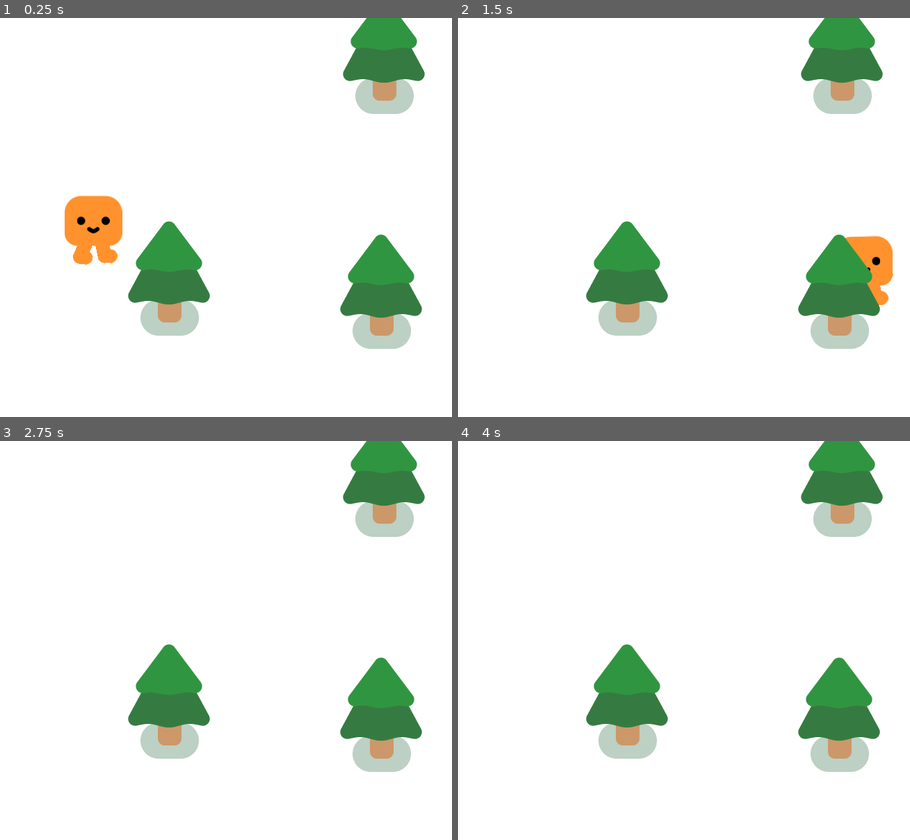
Above: before the commit, frames 1-4 (two rows, left to right).
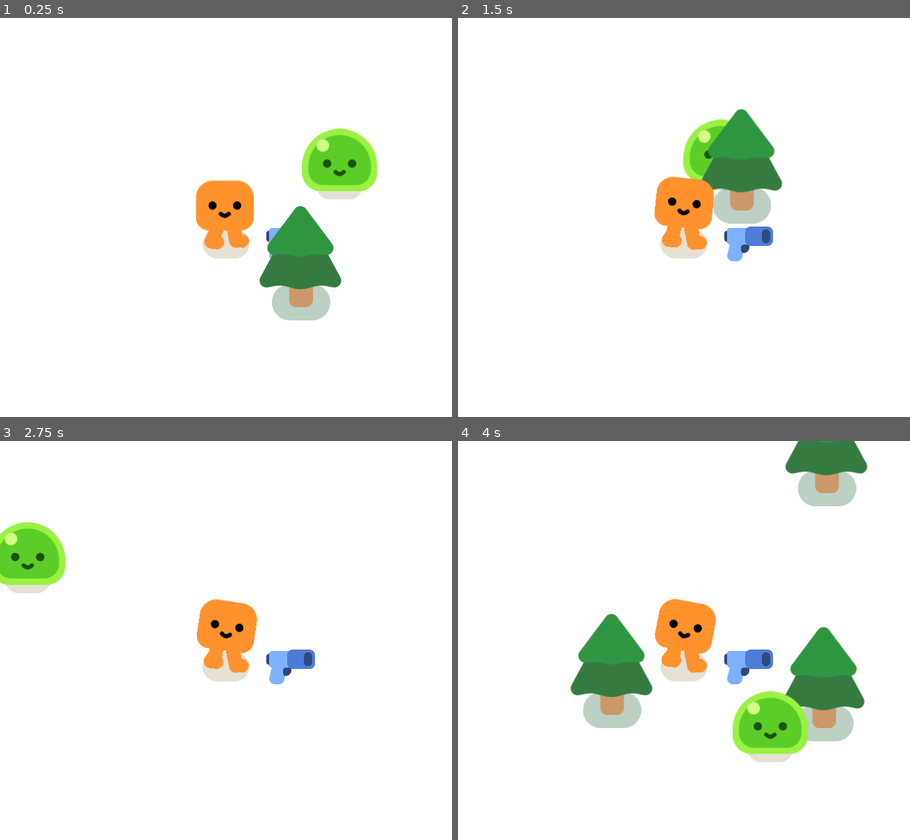
Above: after the commit, the same moments.

Repository: iTrigonometry/survivors-godot
Game: Godot game, scene res://survivors_game.tscn
Same seed, same stepped clock (60 frames per second), same inputs: the game is played once before the commit and once after it.
Inputs:
- Up to frame 1 (0.25 s): no input
- Up to frame 2 (1.5 s): hold Right (ui_right) 0.53-1.28 s; hold Down (ui_down) from 1.28 s (still down)
- Up to frame 3 (2.75 s): release Down (ui_down) at 2.03 s; hold Right (ui_right) from 2.03 s (still down)
- Up to frame 4 (4 s): release Right (ui_right) at 2.78 s; hold Up (ui_up) 2.78-3.53 s; hold Left (ui_left) from 3.53 s (still down)

The runs differ from the first frame. In frame 1, 20% of the frame differs, in the area x 14-94%, y 0-83%; in frame 2, 18%; in frame 3, 15%; in frame 4, 18%.

Commit message:
added gun, mobs, canvas for main scene

Diff:
--- /dev/null
+++ b/gun.tscn
@@ -0,0 +1,21 @@
+[gd_scene load_steps=3 format=3 uid="uid://cfdoimripovkx"]
+
+[ext_resource type="Texture2D" uid="uid://cswb5do8rrj7q" path="res://pistol/pistol.png" id="1_jy72r"]
+
+[sub_resource type="CircleShape2D" id="CircleShape2D_c86r2"]
+radius = 236.104
+
+[node name="Gun" type="Area2D"]
+
+[node name="CollisionShape2D" type="CollisionShape2D" parent="."]
+position = Vector2(-1, -2)
+shape = SubResource("CircleShape2D_c86r2")
+
+[node name="WeaponPivot" type="Marker2D" parent="."]
+
+[node name="Pistol" type="Sprite2D" parent="WeaponPivot"]
+position = Vector2(93, 0)
+texture = ExtResource("1_jy72r")
+
+[node name="ShootingPoint" type="Marker2D" parent="WeaponPivot/Pistol"]
+position = Vector2(27, -10)
--- /dev/null
+++ b/mob.gd
@@ -0,0 +1,10 @@
+extends CharacterBody2D
+
+
+@onready var player = get_node("/root/Game/Player")
+
+
+func _physics_process(delta: float) -> void:
+	var direction = global_position.direction_to(player.global_position)
+	velocity = direction * 300
+	move_and_slide()
--- /dev/null
+++ b/mob.tscn
@@ -0,0 +1,16 @@
+[gd_scene load_steps=4 format=3 uid="uid://bung2wkktd2b7"]
+
+[ext_resource type="PackedScene" uid="uid://ogik4s70pgwl" path="res://characters/slime/slime.tscn" id="1_5fjj5"]
+[ext_resource type="Script" path="res://mob.gd" id="1_6jr1g"]
+
+[sub_resource type="CircleShape2D" id="CircleShape2D_m1bgl"]
+radius = 46.0435
+
+[node name="Mob" type="CharacterBody2D"]
+script = ExtResource("1_6jr1g")
+
+[node name="Slime" parent="." instance=ExtResource("1_5fjj5")]
+
+[node name="CollisionShape2D" type="CollisionShape2D" parent="."]
+position = Vector2(-1, -31)
+shape = SubResource("CircleShape2D_m1bgl")
--- a/player.tscn
+++ b/player.tscn
@@ -1,12 +1,13 @@
-[gd_scene load_steps=4 format=3 uid="uid://bs8rc0g548wxn"]
+[gd_scene load_steps=5 format=3 uid="uid://bs8rc0g548wxn"]
 
 [ext_resource type="PackedScene" uid="uid://pbmyh1qru7p" path="res://characters/happy_boo/happy_boo.tscn" id="1_0tl2d"]
 [ext_resource type="Script" path="res://player.gd" id="1_odk5h"]
+[ext_resource type="PackedScene" uid="uid://cfdoimripovkx" path="res://gun.tscn" id="3_jjud2"]
 
 [sub_resource type="CircleShape2D" id="CircleShape2D_utkuw"]
 radius = 46.0109
 
-[node name="CharacterBody2D" type="CharacterBody2D"]
+[node name="Player" type="CharacterBody2D"]
 script = ExtResource("1_odk5h")
 
 [node name="HappyBoo" parent="." instance=ExtResource("1_0tl2d")]
@@ -14,3 +15,7 @@
 [node name="CollisionShape2D" type="CollisionShape2D" parent="."]
 position = Vector2(-1, -21)
 shape = SubResource("CircleShape2D_utkuw")
+
+[node name="Camera2D" type="Camera2D" parent="."]
+
+[node name="Gun" parent="." instance=ExtResource("3_jjud2")]
--- a/survivors_game.tscn
+++ b/survivors_game.tscn
@@ -1,17 +1,24 @@
-[gd_scene load_steps=3 format=3 uid="uid://c742wc85uby2h"]
+[gd_scene load_steps=4 format=3 uid="uid://c742wc85uby2h"]
 
 [ext_resource type="PackedScene" uid="uid://bs8rc0g548wxn" path="res://player.tscn" id="1_knx0v"]
 [ext_resource type="PackedScene" uid="uid://ui5dbxrsnaxh" path="res://pine_tree.tscn" id="2_8vts6"]
+[ext_resource type="PackedScene" uid="uid://bung2wkktd2b7" path="res://mob.tscn" id="2_cj44d"]
 
 [node name="Game" type="Node2D"]
 y_sort_enabled = true
 
-[node name="ColorRect" type="ColorRect" parent="."]
+[node name="CanvasLayer" type="CanvasLayer" parent="."]
+layer = -1
+
+[node name="ColorRect" type="ColorRect" parent="CanvasLayer"]
 offset_right = 683.0
 offset_bottom = 685.0
 
-[node name="CharacterBody2D" parent="." instance=ExtResource("1_knx0v")]
+[node name="Player" parent="." instance=ExtResource("1_knx0v")]
 position = Vector2(136, 347)
+
+[node name="Mob" parent="." instance=ExtResource("2_cj44d")]
+position = Vector2(366, 228)
 
 [node name="Pine_tree" parent="." instance=ExtResource("2_8vts6")]
 position = Vector2(549, 426)
